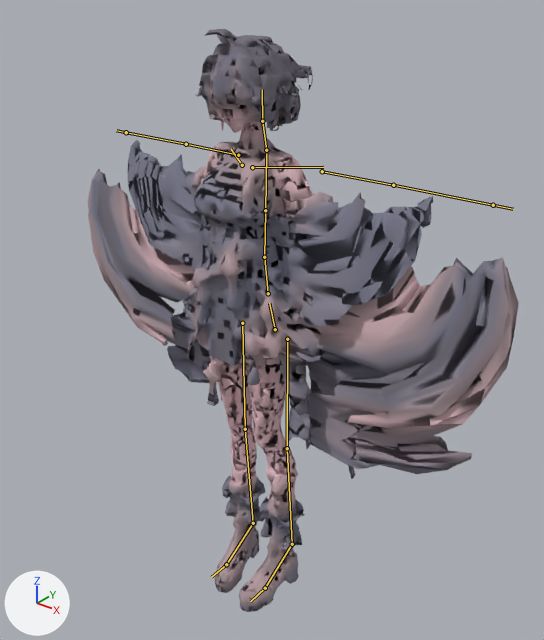
Before and after pictures for a commit that changed the glTF model assets/characters/iko_rig.glb.
Rendered twice from a 50 mm camera at (1.315, -1.61, 1.975) aimed at (0.034, -0.009, 0.983). Lighting does not change. The marker at lower left points along +X, +Y and +Z. The first picture is the older version. The bones that change, and the others that lie on the model, are drawn over the model as lines.

Names of what the first picture shows: 'IkoMesh'.
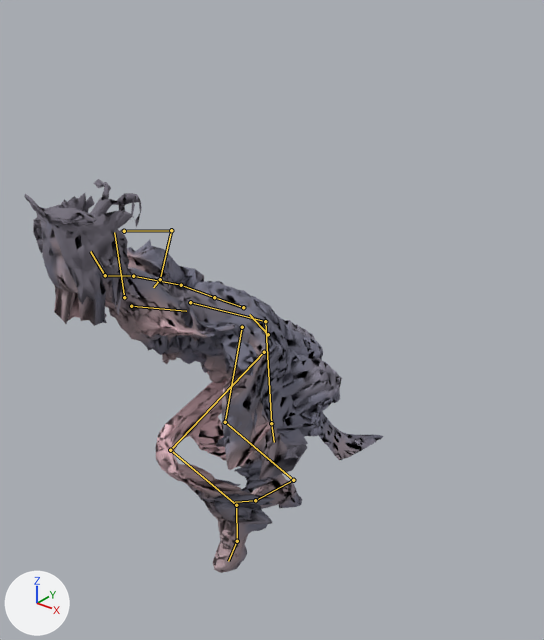
Commit message: v18 mixamo run

The newer file adds an action. The first version stands in its rest pose; the second is drawn at frame 1 of the action 'Run'.

What the commit changed:
Bone 'pelvis' (bone_pelvis) moves from (0.0, 0.0, 0.0) to (-0.014, -0.012, 0.019).
Bone 'pelvis' (bone_pelvis) turns from (0, 0, 0) to (21, -27, 6) degrees about its own x, y and z.
Bone 'spine_01' (bone_spine_01) turns from (0, 0, 0) to (27, 0, -15) degrees about its own x, y and z.
Bone 'spine_02' (bone_spine_02) turns from (0, 0, 0) to (6, -1, -4) degrees about its own x, y and z.
Bone 'spine_03' (bone_spine_03) turns from (0, 0, 0) to (6, -1, -4) degrees about its own x, y and z.
Bone 'neck_01' (bone_neck_01) turns from (0, 0, 0) to (-2, 5, 3) degrees about its own x, y and z.
Bone 'Head' (bone_head) turns from (0, 0, 0) to (-43, 23, -10) degrees about its own x, y and z.
Bone 'clavicle_l' (bone_clavicle_l) turns from (0, 0, 0) to (-6, 6, -5) degrees about its own x, y and z.
Bone 'upperarm_l' (bone_upperarm_l) turns from (0, 0, 0) to (-8, -40, -55) degrees about its own x, y and z.
Bone 'lowerarm_l' (bone_lowerarm_l) turns from (0, 0, 0) to (72, 0, 0) degrees about its own x, y and z.
Bone 'hand_l' (bone_hand_l) turns from (0, 0, 0) to (-1, -11, 7) degrees about its own x, y and z.
Bone 'clavicle_r' (bone_clavicle_r) turns from (0, 0, 0) to (-1, -1, 8) degrees about its own x, y and z.
Bone 'upperarm_r' (bone_upperarm_r) turns from (0, 0, 0) to (-2, 15, 73) degrees about its own x, y and z.
Bone 'lowerarm_r' (bone_lowerarm_r) turns from (0, 0, 0) to (54, 0, 0) degrees about its own x, y and z.
Bone 'hand_r' (bone_hand_r) turns from (0, 0, 0) to (19, 18, -1) degrees about its own x, y and z.
Bone 'thigh_l' (bone_thigh_l) turns from (0, 0, 0) to (-84, -15, 6) degrees about its own x, y and z.
Bone 'calf_l' (bone_calf_l) turns from (0, 0, 0) to (91, -3, -2) degrees about its own x, y and z.
Bone 'foot_l' (bone_foot_l) turns from (0, 0, 0) to (32, -5, 1) degrees about its own x, y and z.
Bone 'thigh_r' (bone_thigh_r) turns from (0, 0, 0) to (-31, 20, -2) degrees about its own x, y and z.
Bone 'calf_r' (bone_calf_r) turns from (0, 0, 0) to (41, -1, 7) degrees about its own x, y and z.
Bone 'foot_r' (bone_foot_r) turns from (0, 0, 0) to (-30, 4, -8) degrees about its own x, y and z.

Pixel boxes (x1, y1, x2, y2) of what changed, in the pictures (544 x 640 px):
'IkoMesh', posed (17% narrower, 32% shorter): before (88, 29, 519, 612); after (25, 179, 384, 573)
bone 'pelvis', root to tip: before (275, 329) to (269, 303); after (268, 334) to (249, 314)
bone 'spine_01', root to tip: before (268, 293) to (264, 257); after (243, 307) to (214, 297)
bone 'spine_02', root to tip: before (264, 257) to (265, 210); after (214, 297) to (181, 285)
bone 'spine_03', root to tip: before (265, 210) to (266, 153); after (181, 285) to (136, 276)
bone 'neck_01', root to tip: before (266, 150) to (262, 121); after (133, 276) to (105, 275)
bone 'Head', root to tip: before (262, 121) to (262, 89); after (105, 275) to (90, 251)
bone 'clavicle_l', root to tip: before (252, 167) to (323, 167); after (131, 306) to (186, 311)
bone 'upperarm_l', root to tip: before (322, 171) to (393, 185); after (190, 302) to (265, 321)
bone 'lowerarm_l', root to tip: before (393, 185) to (493, 205); after (265, 321) to (271, 423)
bone 'hand_l', root to tip: before (493, 205) to (513, 209); after (271, 423) to (274, 442)
bone 'clavicle_r', root to tip: before (242, 165) to (231, 149); after (124, 297) to (114, 232)
bone 'upperarm_r', root to tip: before (238, 155) to (186, 144); after (124, 231) to (171, 230)
bone 'lowerarm_r', root to tip: before (186, 144) to (126, 132); after (171, 230) to (160, 279)
bone 'hand_r', root to tip: before (126, 132) to (116, 130); after (160, 279) to (153, 287)
bone 'thigh_l', root to tip: before (287, 339) to (287, 448); after (264, 352) to (170, 450)
bone 'calf_l', root to tip: before (287, 448) to (292, 544); after (170, 450) to (236, 505)
bone 'foot_l', root to tip: before (292, 544) to (265, 588); after (236, 505) to (237, 541)
bone 'thigh_r', root to tip: before (242, 323) to (245, 429); after (242, 327) to (225, 422)
bone 'calf_r', root to tip: before (245, 429) to (253, 523); after (225, 422) to (293, 480)
bone 'foot_r', root to tip: before (253, 523) to (226, 564); after (293, 480) to (255, 500)
